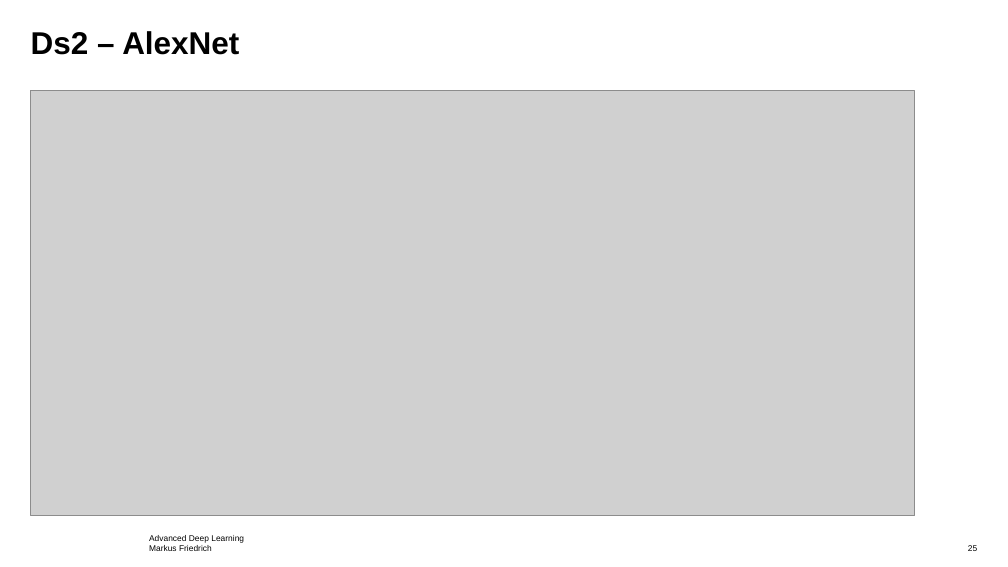
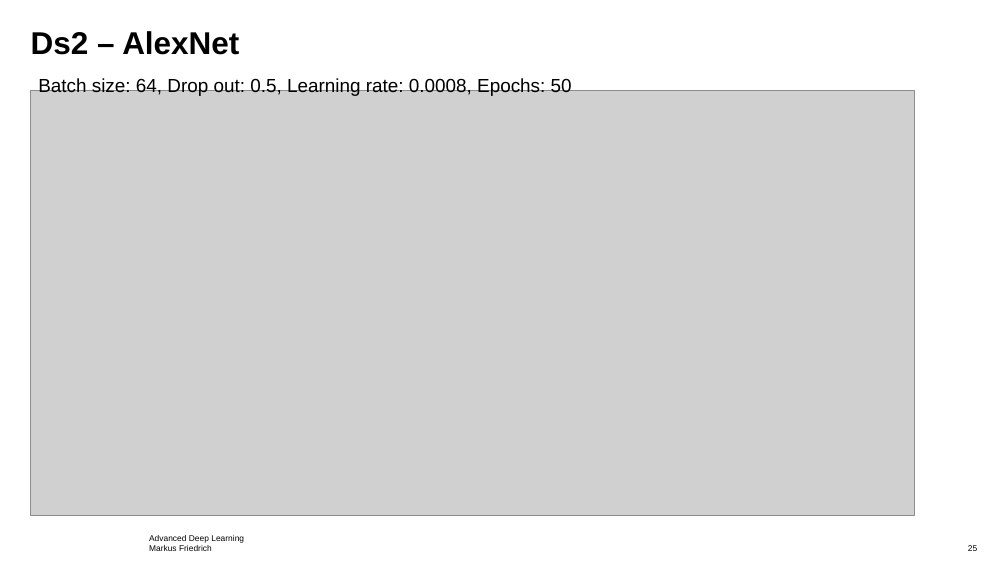
Before and after one commit to ChiaraPerocco/ADL-Project, a slide deck: slide 25 of Presentation/pres.pptx. Drawn at 1008x567 pixels with LibreOffice and Linux fonts; fonts in the diff are those of the drawing; grey boxes stand for pictures; background and template pictures are left out. Boxes give left, top, right and bottom in pixels: in the first picture for what was removed or moved away, otherwise in the second. Text is boxed around its words. In the diff, an @@ line names an element or a change of style, - is before the commit and + after.

```diff
--- a/Presentation/pres.pptx
+++ b/Presentation/pres.pptx
@@ text added at box(38, 77, 572, 96), 18 pt, text #000000 @@
+Batch size: 64, Drop out: 0.5, Learning rate: 0.0008, Epochs: 50
```
Also in this commit, not shown: 4 other slides changed.
